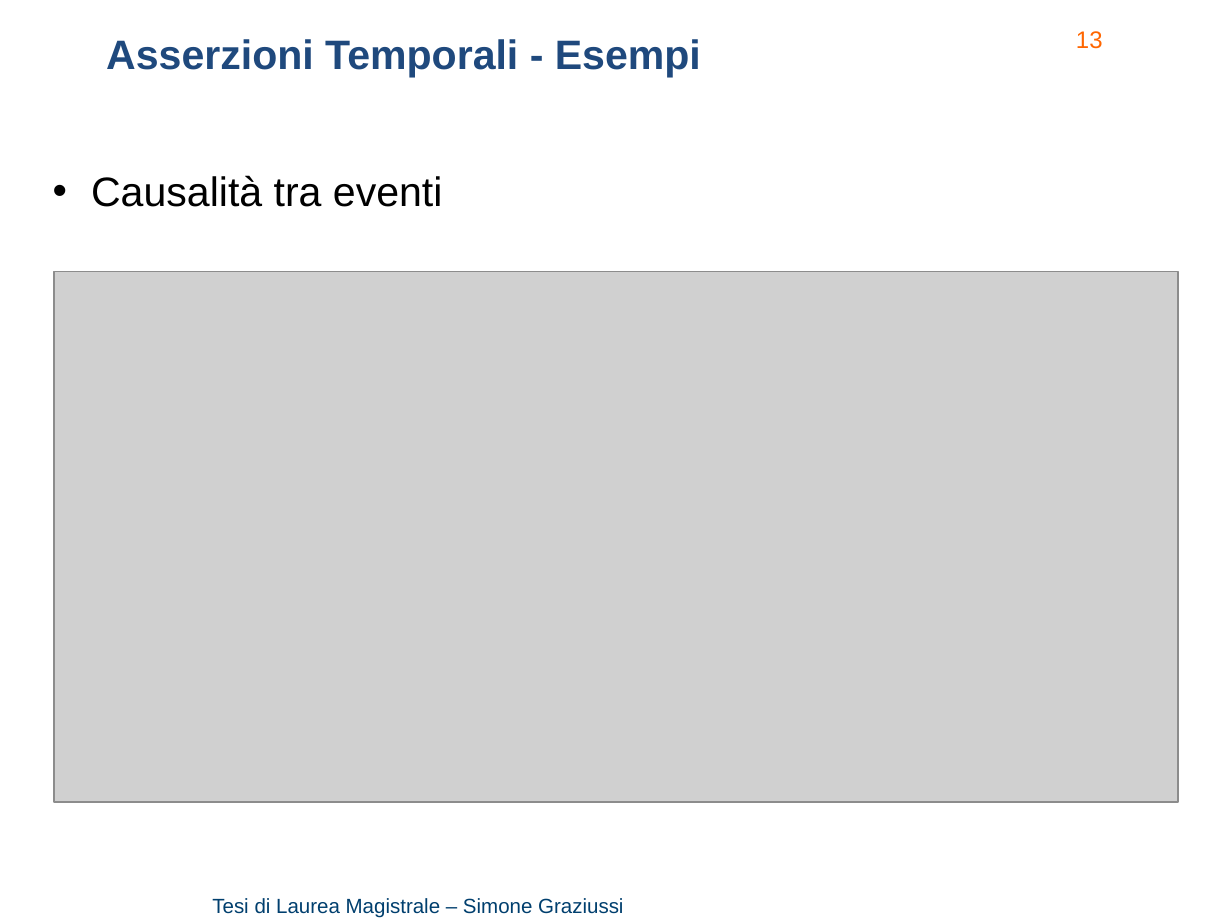
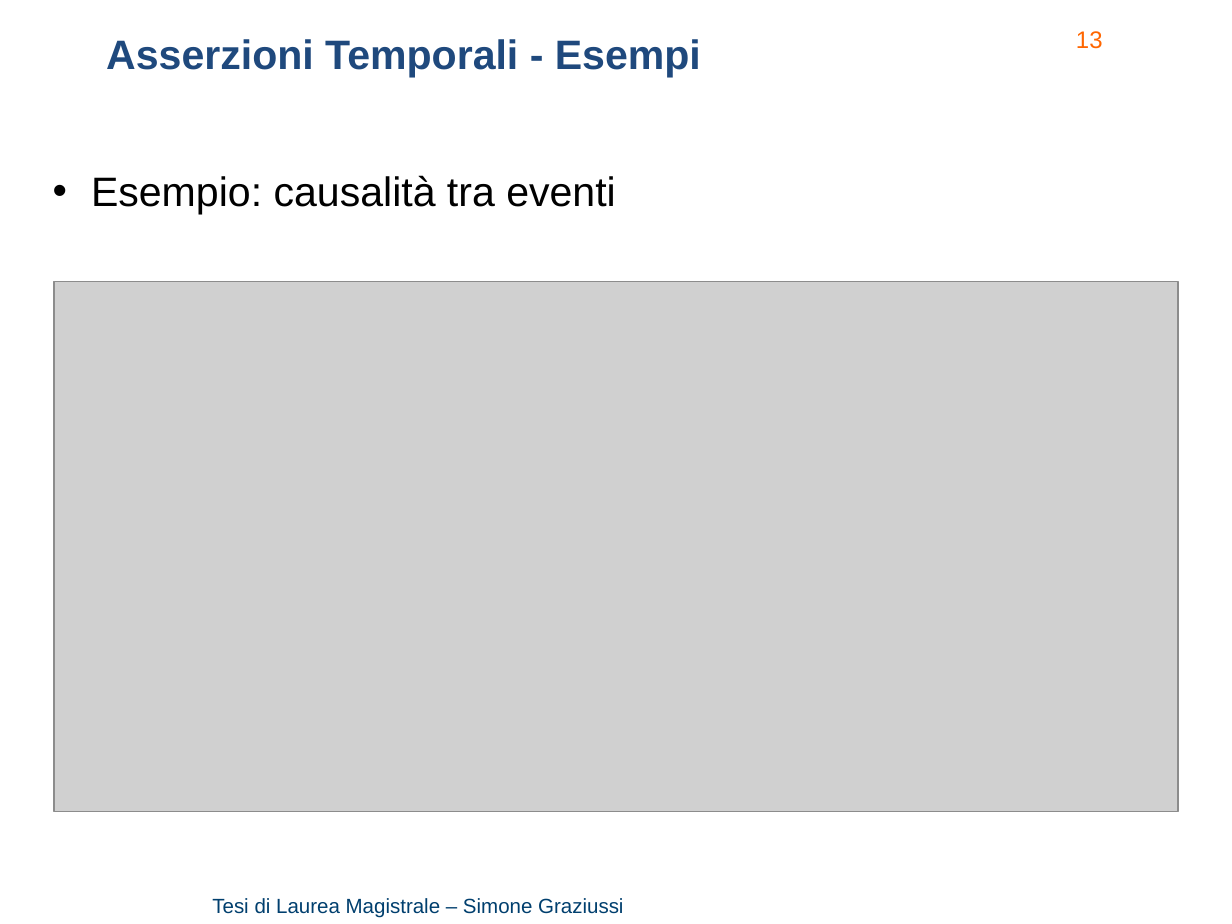
Before and after one commit to Simone3/Thesis, a slide deck: slide 13 of Presentation/Presentation.pptx. Drawn at 1232x924 pixels with LibreOffice and Linux fonts; fonts in the diff are those of the drawing; grey boxes stand for pictures; background and template pictures are left out. Boxes give left, top, right and bottom in pixels: in the first picture for what was removed or moved away, otherwise in the second. Text is boxed around its words. In the diff, an @@ line names an element or a change of style, - is before the commit and + after.

```diff
--- a/Presentation/Presentation.pptx
+++ b/Presentation/Presentation.pptx
@@ text at <box>91,175,616,215</box>: text changed @@
-• Causalità tra eventi
+• Esempio: causalità tra eventi
@@ picture: place and size @@
-picture at <box>54,272,1179,803</box>
+picture at <box>54,281,1179,812</box>
```
Also in this commit, not shown: 7 other slides changed, 1 other file.
